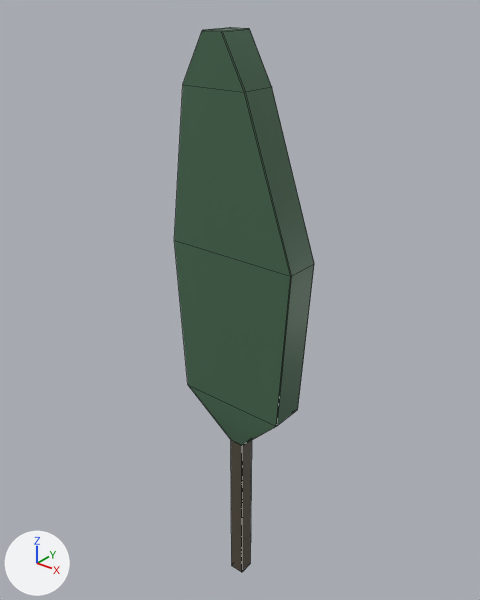
A saved change to the FBX model Assets/Project/Scenes/Huda/Huda/Tree 1.fbx.
Before and after are seen from a camera (50 mm lens) standing at (3.08, -3.87, 5.33) and looking at (-0.12, 0.14, 2.84). Arrows for +X, +Y and +Z are at lower left; the lights stay in place. Mesh edges are drawn as thin lines. Where no turn or scale is listed for an object, it has been applied to the vertices.

The older version as bpy lines, for what is in view:
```python
mat_tree = principled_material('Tree')
mat_tree.base_color = (0.0631, 0.14, 0.0799)  # dark green #476950
me_mesh = bpy.data.meshes.new('Mesh')
me_mesh.from_pydata(...)  # 64 vertices, 66 faces; spans x -0.66..0.52, y -0.16..0.16, z -0.01..5.07
# faces by material slot: [17, 49]
me_mesh.materials.append(mat_lambert6)  # brown #534b3f
me_mesh.materials.append(mat_tree)  # dark green #476950
ob_pcube9 = bpy.data.objects.new('pCube9', me_mesh)
ob_pcube9.location = (0.072, 0.0, -0.064)
```
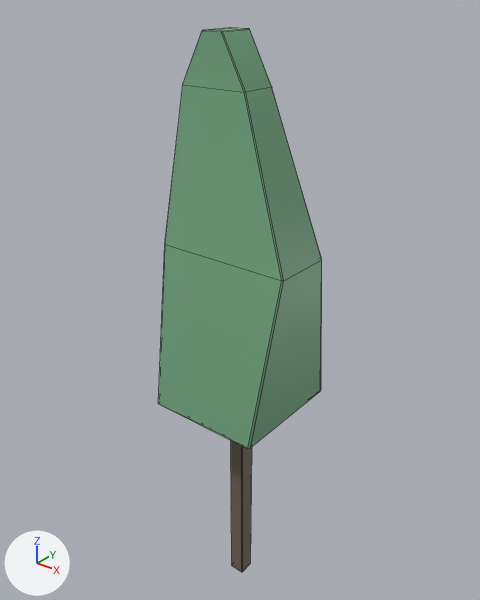
Boxes [x1, y1, x2, y2] around the edits, measured in the pictures (480 x 600 px; the box of a moved part takes in the faces that stretch with it):
'pCube9', recoloured, reshaped (17% wider): before [174, 27, 314, 572]; after [158, 27, 322, 572]
part 1 of me_mesh, moved or reshaped: before [174, 85, 314, 445]; after [158, 85, 322, 449]

What the commit changed:
Material 'Tree' (mat_tree) changes colour from dark green #476950 to green #77ac85; in linear values from (0.0631, 0.14, 0.0799) to (0.186, 0.412, 0.235).
me_mesh has 64 vertices, 66 faces and spans x -0.66..0.52, y -0.16..0.16, z -0.01..5.07.
me_mesh is used by ob_pcube9; location (0.072, 0.0, -0.064).
Part 1, on me_mesh:
Vertex 28 of me_mesh moves from (-0.57, -0.15, 2.05) at pixel (187, 384) to (-0.57, -0.51, 2.05).
Vertex 29 of me_mesh moves from (-0.57, -0.16, 2.05) at pixel (187, 384) to (-0.57, -0.54, 2.05) at pixel (158, 403).
Vertex 30 of me_mesh moves from (0.42, -0.16, 2.05) at pixel (276, 426) to (0.42, -0.54, 2.05) at pixel (247, 448).
Vertex 31 of me_mesh moves from (0.43, -0.15, 2.05) at pixel (277, 425) to (0.43, -0.51, 2.05) at pixel (250, 447).
Vertex 32 of me_mesh moves from (-0.57, 0.16, 2.05) to (-0.57, 0.54, 2.05).
Vertex 33 of me_mesh moves from (-0.57, 0.15, 2.05) to (-0.57, 0.51, 2.05).
Vertex 34 of me_mesh moves from (0.43, 0.15, 2.05) at pixel (297, 409) to (0.43, 0.51, 2.05) at pixel (320, 391).
Vertex 35 of me_mesh moves from (0.42, 0.16, 2.05) at pixel (297, 408) to (0.42, 0.54, 2.05) at pixel (321, 389).
Vertex 36 of me_mesh moves from (-0.66, -0.15, 3.43) at pixel (174, 240) to (-0.66, -0.25, 3.43) at pixel (165, 243).
Vertex 37 of me_mesh moves from (-0.66, -0.16, 3.43) at pixel (174, 240) to (-0.66, -0.27, 3.43) at pixel (164, 244).
Vertex 38 of me_mesh moves from (0.51, -0.16, 3.43) at pixel (290, 276) to (0.51, -0.27, 3.43) at pixel (281, 280).
Vertex 39 of me_mesh moves from (0.52, -0.15, 3.43) at pixel (291, 275) to (0.52, -0.25, 3.43) at pixel (283, 280).
Vertex 40 of me_mesh moves from (-0.66, 0.16, 3.43) to (-0.66, 0.27, 3.43).
Vertex 41 of me_mesh moves from (-0.66, 0.15, 3.43) to (-0.66, 0.25, 3.43).
Vertex 42 of me_mesh moves from (0.52, 0.15, 3.43) at pixel (314, 263) to (0.52, 0.25, 3.43) at pixel (321, 259).
Vertex 43 of me_mesh moves from (0.51, 0.16, 3.43) at pixel (314, 263) to (0.51, 0.27, 3.43) at pixel (321, 258).
